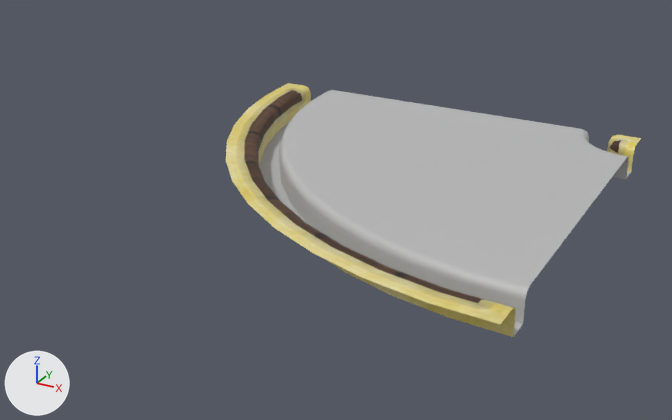
One commit to the FBX model Assets/Art/Environment/Containing/Models/Env_Cnt_Conveyor_Curved_L.fbx: the scene before it, then after it.
The view is the same before and after, from a 50 mm camera at (0.382, -2.227, 0.746) aimed at (-0.539, -0.551, -0.091). The axes (+X, +Y, +Z) are drawn at lower left. The lights are the same throughout. Where no turn or scale is listed for an object, it has been applied to the vertices.

The scene before the commit, as lines of its bpy script (objects in view):
```python
me_mesh = bpy.data.meshes.new('Mesh')
me_mesh.from_pydata(...)  # 235 vertices, 216 faces; spans x -1.0..0.0, y -1.0..0.0, z -0.063..0.0
# faces by material slot: [120, 96]
me_mesh.materials.append(mat_lambert1)  # grey #bcbcbc
me_mesh.materials.append(mat_lambert2)  # picture img_floor_oak_at_png
ob_convery_curved_l = bpy.data.objects.new('Convery_Curved_L', me_mesh)
ob_convery_curved_l.location = (0.0, 0.0, 0.0)
```
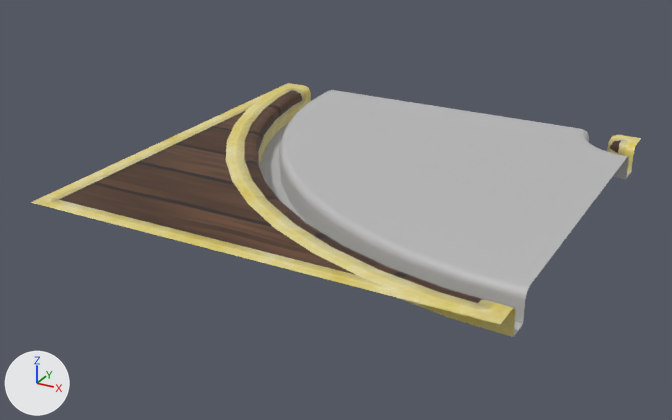
Commit message: Day 1 patch for Conveyor art

The change, as a list of edits to the scene's bpy script:
```text
Change me_mesh:
    used by ob_convery_curved_l; location = (0.0, 0.0, 0.0)
    remove me_mesh.from_pydata(...)  # 235 vertices, 216 faces; spans x -1.0..0.0, y -1.0..0.0, z -0.063..0.0
    add me_mesh.from_pydata(...)  # 236 vertices, 228 faces; spans x -1.0..0.0, y -1.0..0.0, z -0.063..0.0
    me_mesh part 1
    1 vertex is added at (-1.0, -1.0, 0.0)
    12 new faces join them, mat_lambert2 (picture img_floor_oak_at_png)
```

Where the change shows, as pixel boxes (x1, y1, x2, y2) in the pictures (672 x 420 px):
'Convery_Curved_L', reshaped (47% wider)
    before: (226, 83, 641, 337)
    after: (30, 83, 641, 337)
part 1 of me_mesh, added
    after: (30, 85, 494, 323)
